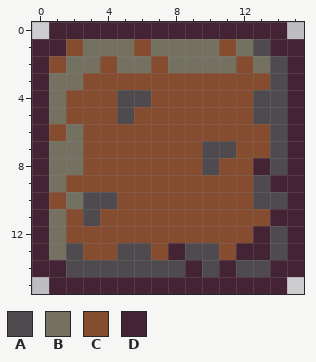
Two states of a pixel-art sprite, app/src/main/res/drawable/b3.png. Above, as it was before the edit.
The file is 16x16 pixels.
Palette (. is transparent): A #4e4a4e  B #757161  C #854c30  D #442434
Pixels before, first column x 0:
 0 .DDDDDDDDDDDDDD.
 1 DDCBBBCBBBBCBADD
 2 DCBBCBBCBBBBCBAD
 3 DBBCCCCCCCCCCCAD
 4 DBCCCAACCCCCCAAD
 5 DBCCCACCCCCCCAAD
 6 DCBCCCCCCCCCCCAD
 7 DBBCCCCCCCAACCAD
 8 DBBCCCCCCCACCDAD
 9 DBCCCCCCCCCCCADD
10 DCBAACCCCCCCCAAD
11 DBCACCCCCCCCCCDD
12 DBCCCCCCCCCCCDAD
13 DBACCAACDAACDDAD
14 DDAAAAAAADADAADD
15 .DDDDDDDDDDDDDD.
Once edited:
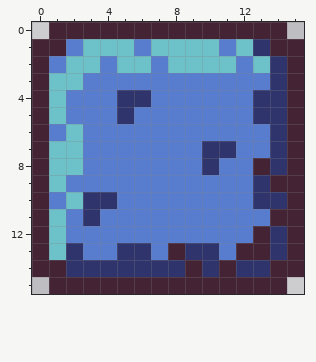
Edits made:
colour A: #4e4a4e -> #30346d
colour B: #757161 -> #6dc2ca
colour C: #854c30 -> #597dce
Boxes around the changes in both pictures, in picture pixels (x1, y1, x2, y2):
changed: (49, 39, 287, 277)
